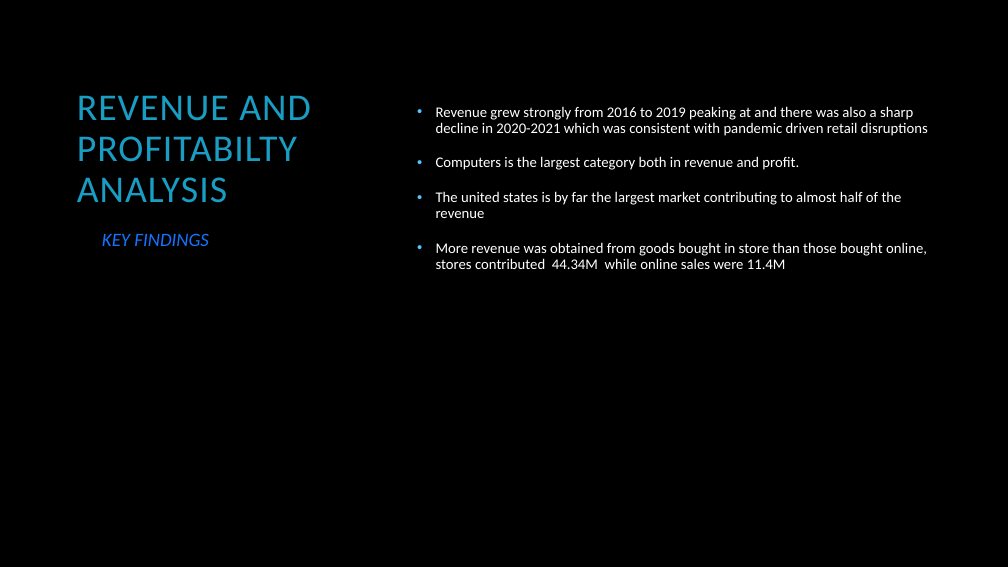
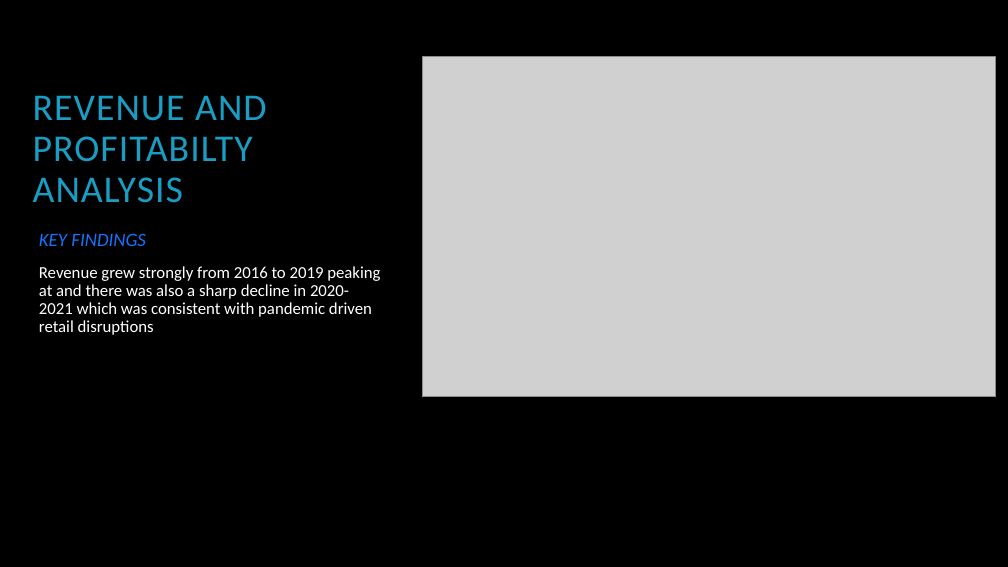
Before and after one commit to mutheumbuta/Electronic_retailstore_analysis, a slide deck: slide 5 of ELECTRONICS RETAIL STORE presentation.pptx (slide 4 before the commit). Drawn at 1008x567 pixels with LibreOffice and Linux fonts; fonts in the diff are those of the drawing; grey boxes stand for pictures; background and template pictures are left out. Boxes give left, top, right and bottom in pixels: in the first picture for what was removed or moved away, otherwise in the second. Text is boxed around its words. In the diff, an @@ line names an element or a change of style, - is before the commit and + after.

```diff
--- a/ELECTRONICS RETAIL STORE presentation.pptx
+++ b/ELECTRONICS RETAIL STORE presentation.pptx
@@ picture added at bbox=[422, 57, 995, 397] @@
@@ title "REVENUE AND PROFITABILTY ANALYSIS": place and size @@
-title "REVENUE AND PROFITABILTY ANALYSIS" at bbox=[77, 95, 310, 203]
+title "REVENUE AND PROFITABILTY ANALYSIS" at bbox=[33, 95, 266, 203]
@@ text removed at bbox=[436, 106, 928, 269] @@
-• Revenue grew strongly from 2016 to 2019 peaking at and there was also a sharp decline in 2020-2021 which was consistent with pandemic driven retail disruptions
-• Computers is the largest category both in revenue and profit.
-• The united states is by far the largest market contributing to almost half of the revenue
-• More revenue was obtained from goods bought in store than those bought online, stores contributed 44.34M while online sales were 11.4M
@@ text "KEY FINDINGS": place and size @@
-text "KEY FINDINGS" at bbox=[102, 233, 209, 246]
+text "KEY FINDINGS" at bbox=[39, 233, 380, 335]
@@ text at bbox=[39, 266, 380, 335]: paragraph added @@
+Revenue grew strongly from 2016 to 2019 peaking at and there was also a sharp decline in 2020-2021 which was consistent with pandemic driven retail disruptions
```
Also in this commit, not shown: 3 other slides changed, 7 slides added.
